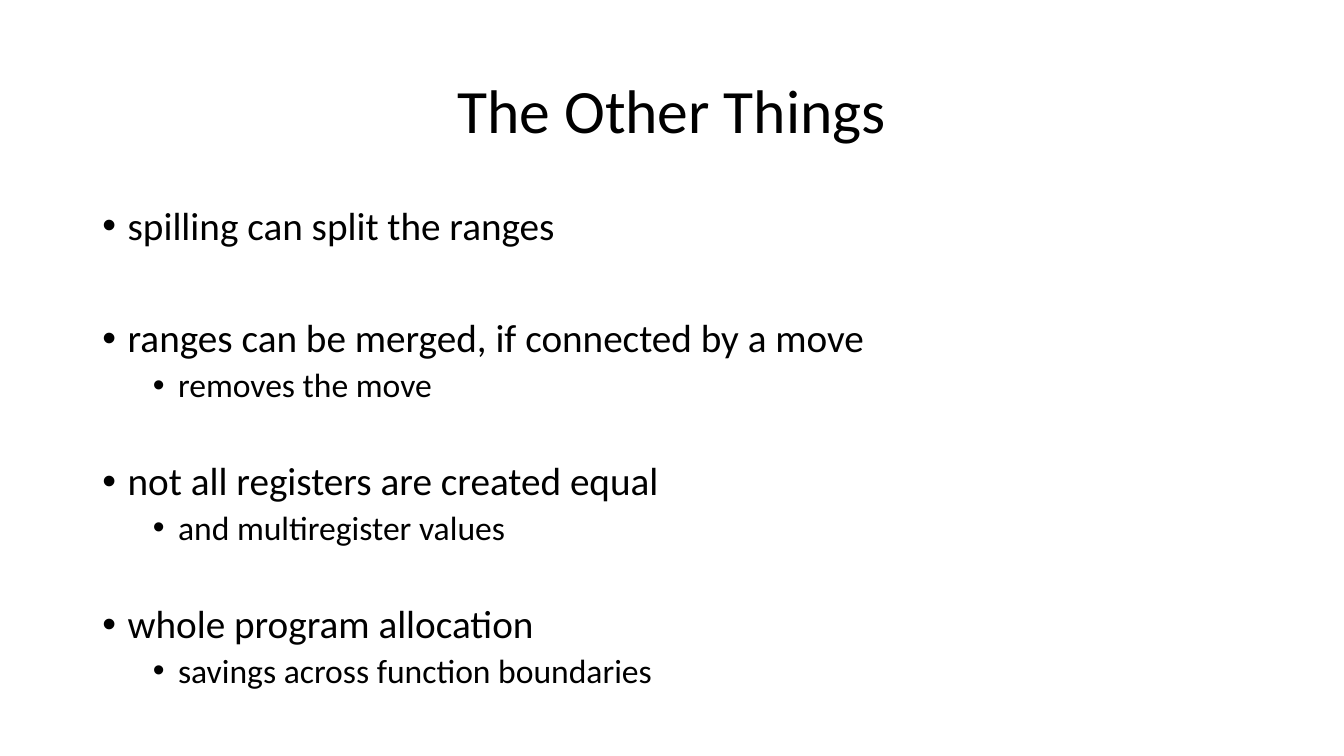
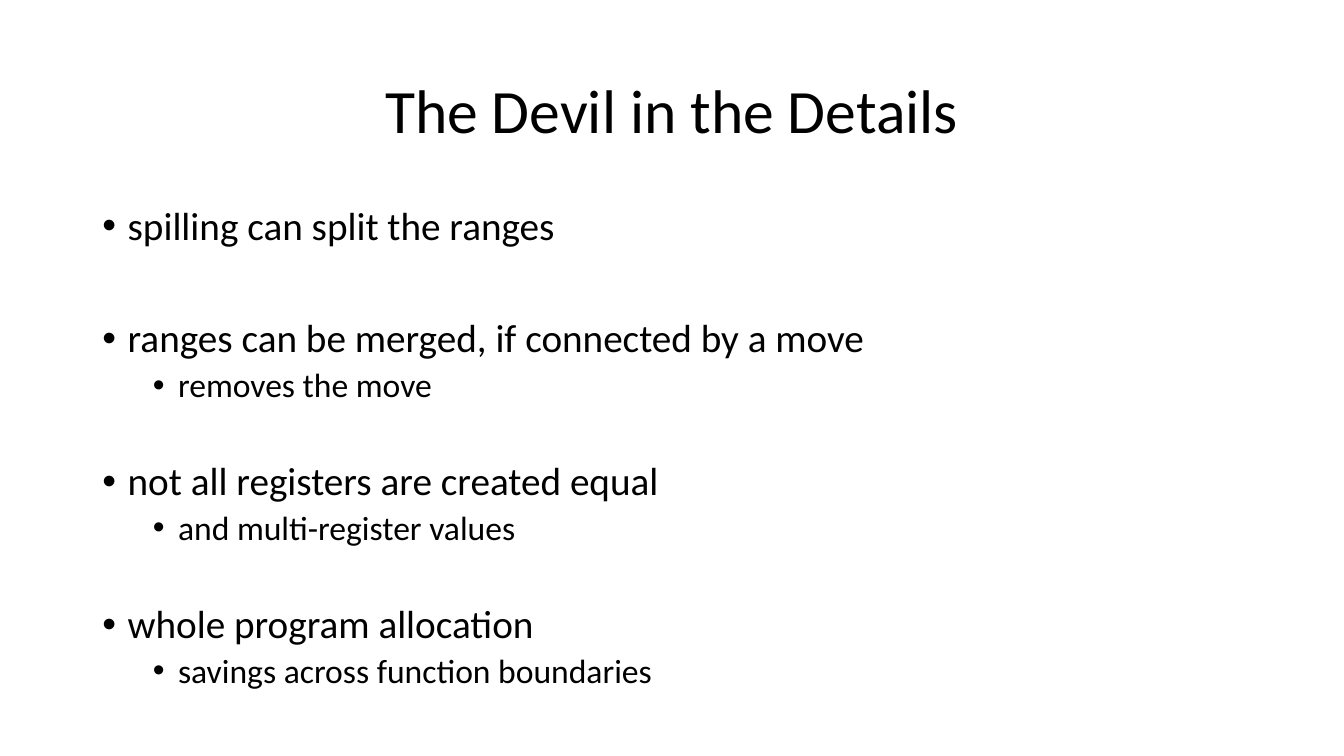
Before and after one commit to ganoliz/NI-GEN, a slide deck: slide 52 of media/NI-GEN-8.pptx (slide 51 before the commit). Drawn at 1344x756 pixels with LibreOffice and Linux fonts; fonts in the diff are those of the drawing. Boxes give left, top, right and bottom in pixels: in the first picture for what was removed or moved away, otherwise in the second. Text is boxed around its words. In the diff, an @@ line names an element or a change of style, - is before the commit and + after.

```diff
--- a/media/NI-GEN-8.pptx
+++ b/media/NI-GEN-8.pptx
@@ title at (x1=385, y1=90, x2=958, y2=134): text changed @@
-The Other Things
+The Devil in the Details
@@ text at (x1=178, y1=516, x2=515, y2=546): text changed @@
-  • and multiregister values
+  • and multi-register values
```
Also in this commit, not shown: 27 other slides changed, 17 slides added, 8 other files.
